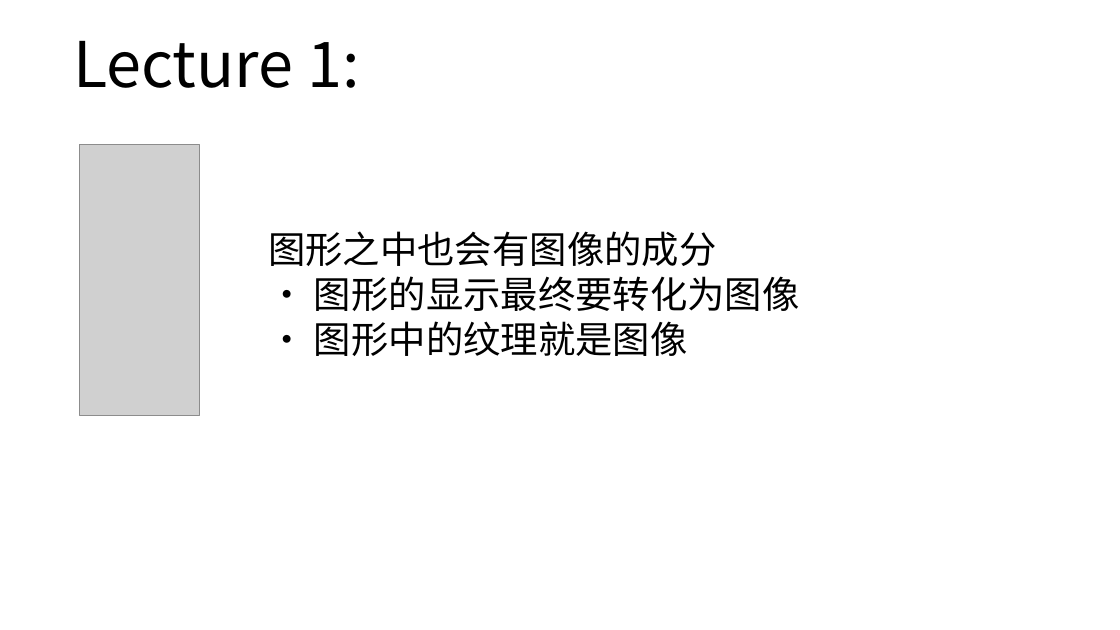
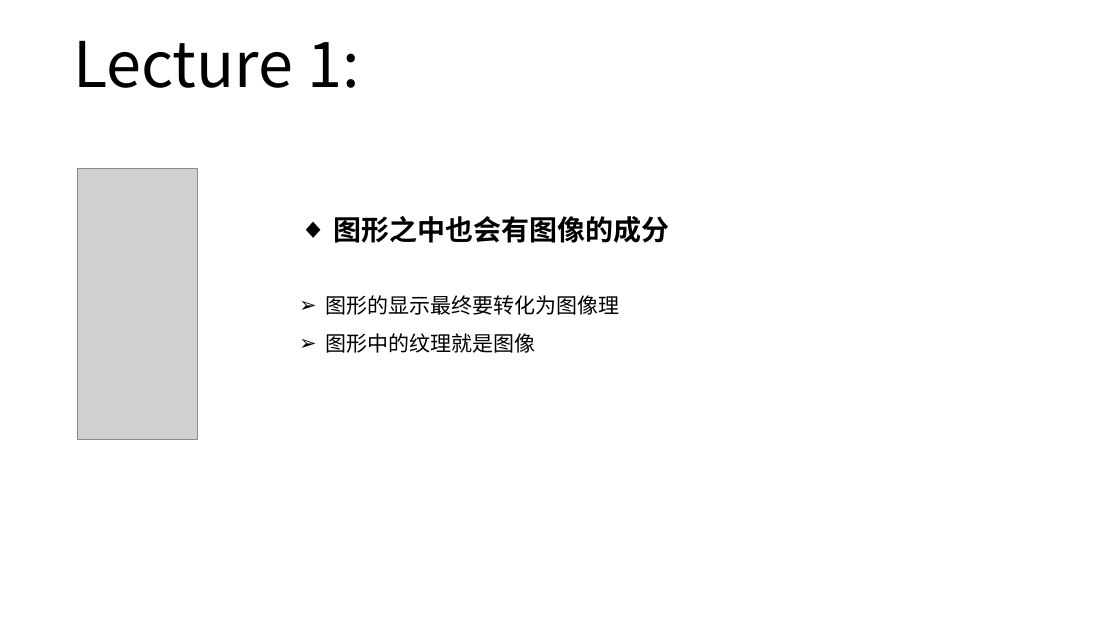
Before and after one commit to sunshaobin/graphical-course, a slide deck: slide 10 of courseware-materials/lecture1/graphical-course-lecture1.pptx. Drawn at 1120x630 pixels with LibreOffice and Linux fonts; fonts in the diff are those of the drawing; grey boxes stand for pictures. Boxes give left, top, right and bottom in pixels: in the first picture for what was removed or moved away, otherwise in the second. Text is boxed around its words. In the diff, an @@ line names an element or a change of style, - is before the commit and + after.

```diff
--- a/courseware-materials/lecture1/graphical-course-lecture1.pptx
+++ b/courseware-materials/lecture1/graphical-course-lecture1.pptx
@@ picture moved from (x1=80, y1=145, x2=199, y2=415) to (x1=78, y1=169, x2=197, y2=439) @@
@@ text "图形之中也会有图像的成分" moved from (x1=268, y1=231, x2=800, y2=356) to (x1=325, y1=216, x2=669, y2=353) @@
@@ text at (x1=333, y1=216, x2=669, y2=243): size 32 to 24 pt, bold on in "图形之中也会有图像的成分"; bullet none to ◆ @@
@@ text at (x1=325, y1=295, x2=619, y2=353): text changed; size 32 to 18 pt @@
-• 图形的显示最终要转化为图像
-• 图形中的纹理就是图像
+➢ 图形的显示最终要转化为图像理
+➢ 图形中的纹理就是图像
```
Also in this commit, not shown: 15 other slides changed, 1 other file.
